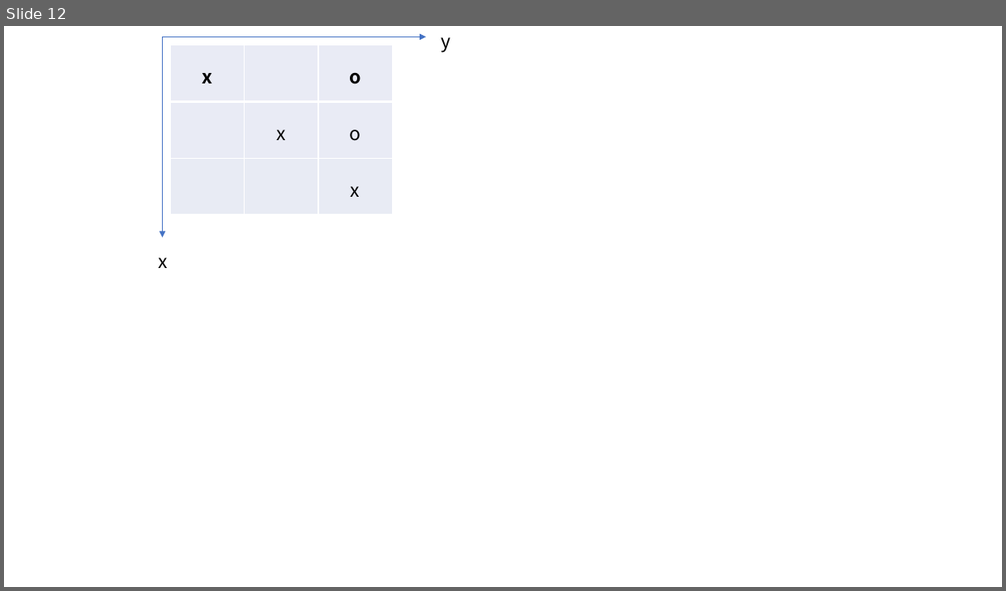
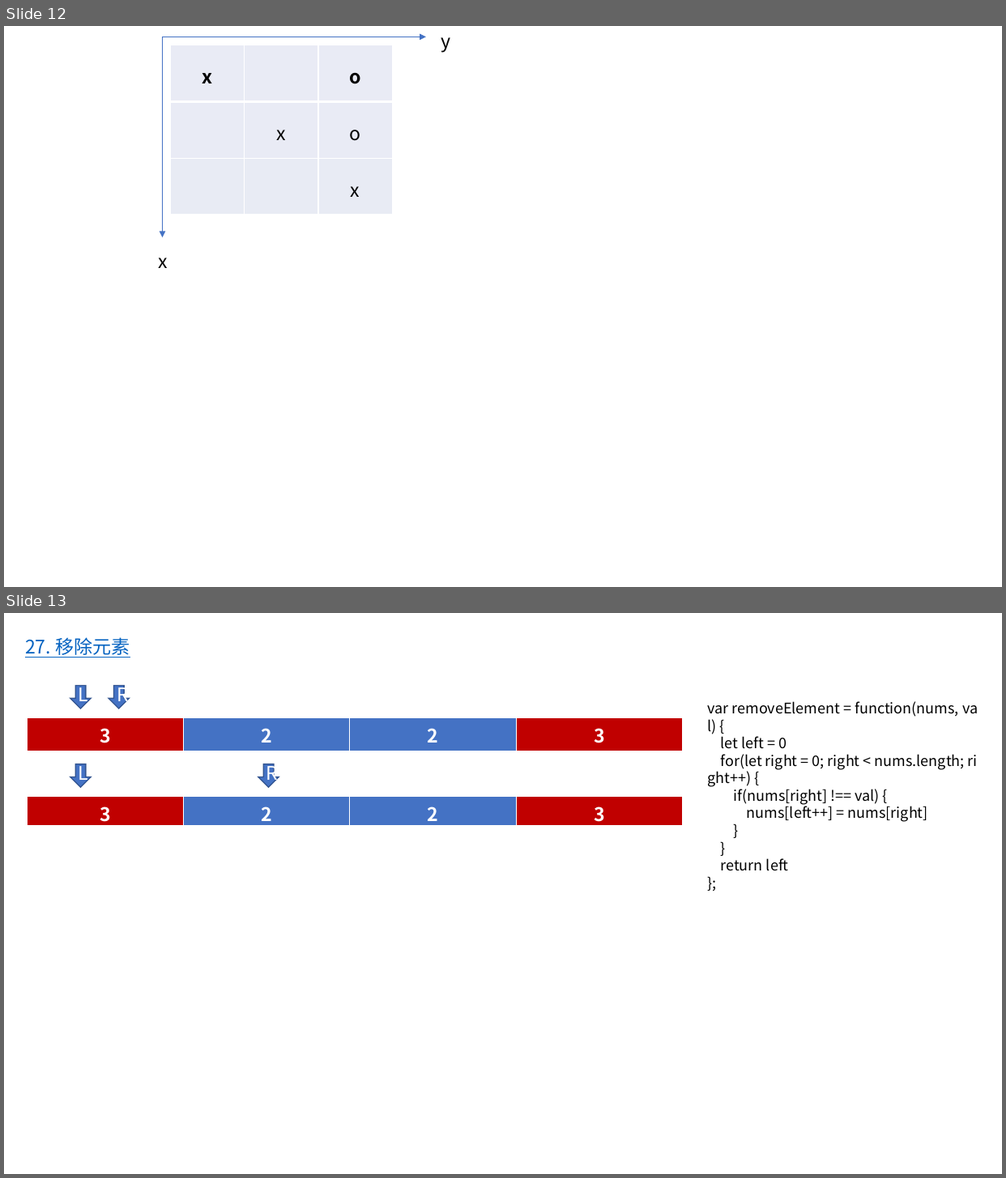
Before and after one commit to lfl976/testcode, a slide deck: assets/新建 Microsoft PowerPoint 演示文稿.pptx. Shown one above the other, each under a label of ours: slide 12 before the commit, slides 12 and 13 after it. The pictures are 1006x591 and 1006x1178 pixels, drawn with LibreOffice and Linux fonts; fonts in the diff are those of the drawing. Boxes give left, top, right and bottom in pixels: in the first picture for what was removed or moved away, otherwise in the second. Text is boxed around its words. In the diff, an @@ line names an element or a change of style, - is before the commit and + after.

```diff
--- a/assets/新建 Microsoft PowerPoint 演示文稿.pptx
+++ b/assets/新建 Microsoft PowerPoint 演示文稿.pptx
@@ slide 13 added at [4,613,1002,1174], background #FFFFFF @@
@@ text added at [25,637,130,658], 18 pt, text #0563C1, underline @@
+27. 移除元素
@@ down arrow added at [70,686,91,709], fill #4472C4, outline #325491 1 pt, 18 pt, text #FFFFFF @@
+L
@@ down arrow added at [108,686,130,709], fill #4472C4, outline #325491 1 pt, 18 pt, text #FFFFFF @@
+R
@@ text added at [707,701,965,871], 14 pt, text #000000 @@
+var removeElement = function(nums, val) {
+let left = 0
+for(let right = 0; right < nums.length; right++) {
+if(nums[right] !== val) {
+nums[left++] = nums[right]
+}
+}
+return left
+};
@@ table added at [27,717,682,748], 1 rows, 4 columns @@
+3 | 2 | 2 | 3
@@ down arrow added at [70,764,91,787], fill #4472C4, outline #325491 1 pt, 18 pt, text #FFFFFF @@
+L
@@ down arrow added at [258,764,279,787], fill #4472C4, outline #325491 1 pt, 18 pt, text #FFFFFF @@
+R
@@ table added at [27,796,682,829], 1 rows, 4 columns @@
+3 | 2 | 2 | 3
```
Also in this commit, not shown: 10 other files.
